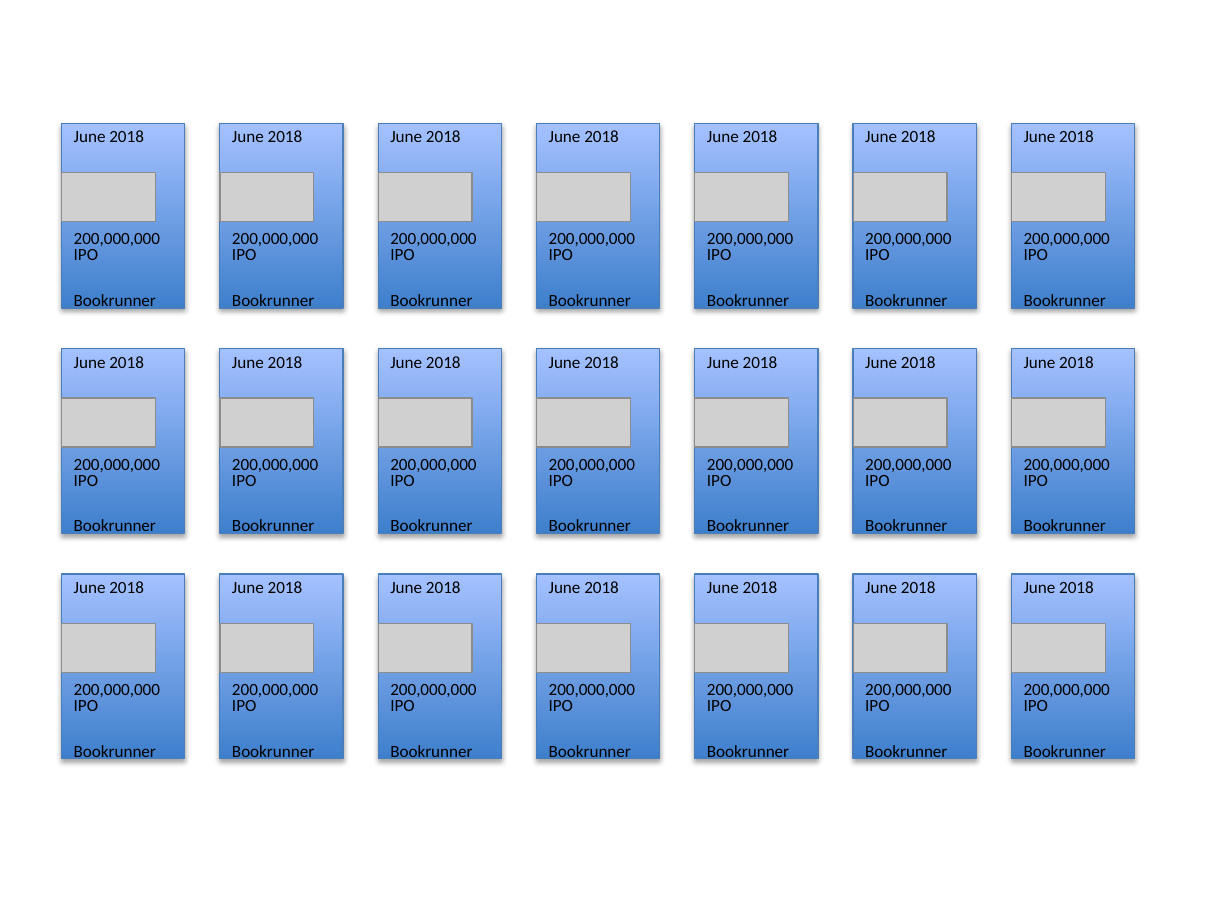
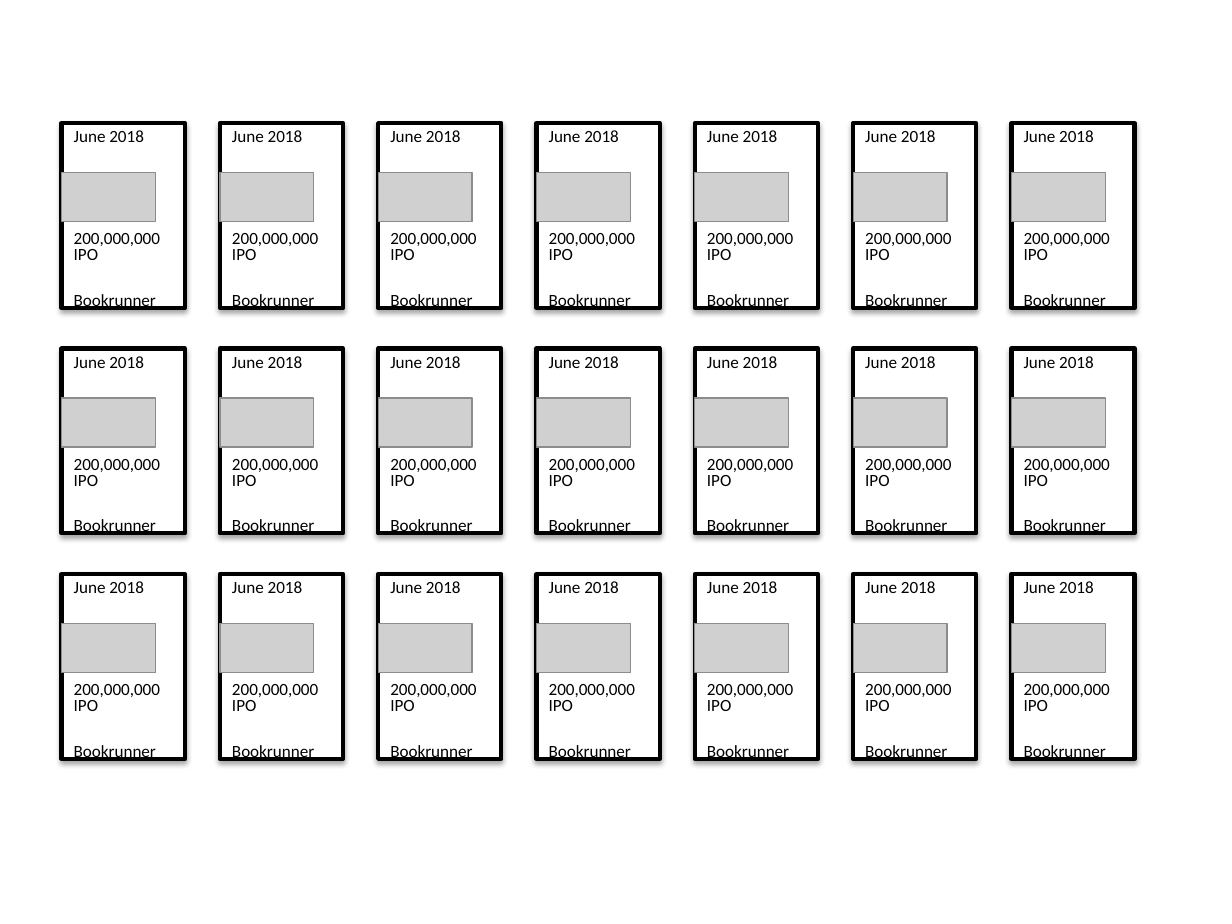
Before and after one commit to cbhuston/IBPowerPointPrototype, a slide deck: slide 3 of test.pptx. Drawn at 1232x924 pixels with LibreOffice and Linux fonts; fonts in the diff are those of the drawing; grey boxes stand for pictures. Boxes give left, top, right and bottom in pixels: in the first picture for what was removed or moved away, otherwise in the second. Text is boxed around its words. In the diff, an @@ line names an element or a change of style, - is before the commit and + after.

```diff
--- a/test.pptx
+++ b/test.pptx
@@ fill gradient #3F80CE to #A4C4FF to #FFFFFF; outline #4B7EBC 0.75 pt to #000000 2.5 pt in 21 elements at [62, 123, 185, 308], [219, 123, 342, 308], [378, 123, 501, 308], [536, 123, 659, 308], [695, 123, 818, 308], [853, 123, 976, 308], [1011, 123, 1135, 308], [62, 349, 185, 533], [219, 349, 342, 533], [378, 349, 501, 533], [536, 349, 659, 533], [695, 349, 818, 533], [853, 349, 976, 533], [1011, 349, 1135, 533], [62, 574, 185, 759], [219, 574, 342, 759], [378, 574, 501, 759], [536, 574, 659, 759], [695, 574, 818, 759], [853, 574, 976, 759], [1011, 574, 1135, 759] @@
```
Also in this commit, not shown: 1 other file.
